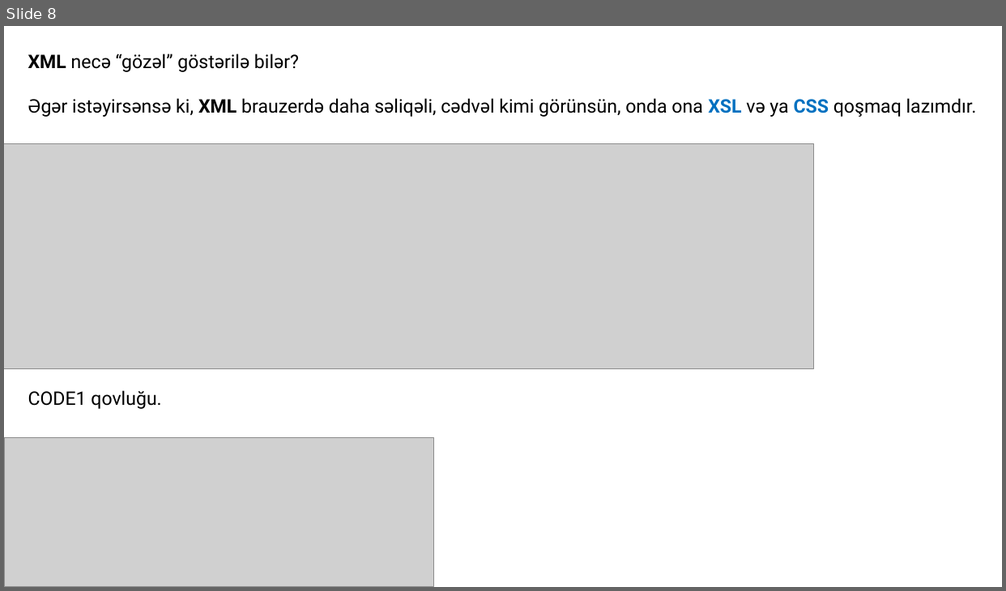
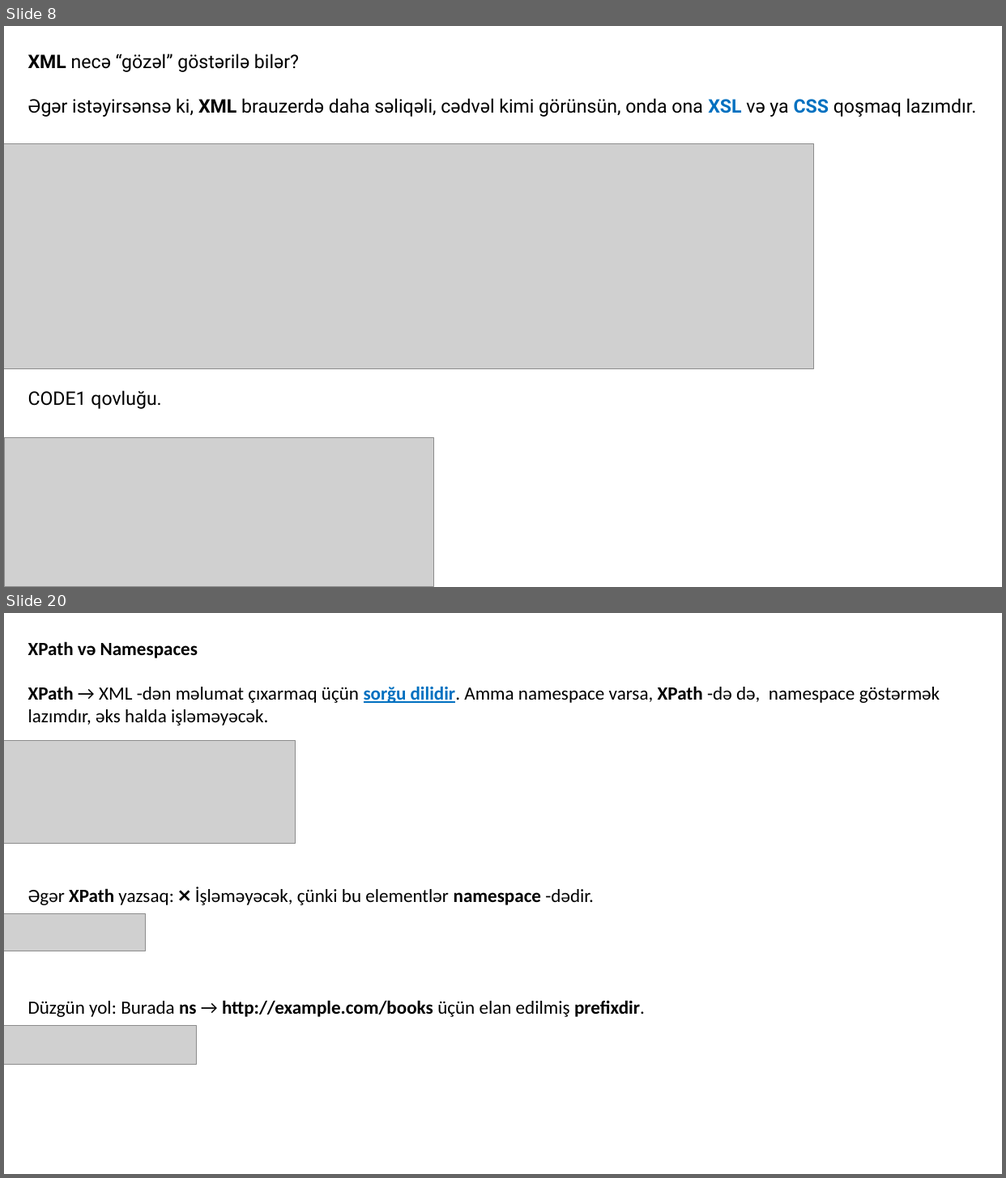
Before and after one commit to codeurient/REST-API, a slide deck: .lessons/6 SOAP - XML/1.pptx. Shown one above the other, each under a label of ours: slide 8 before the commit, slides 8 and 20 after it; the slides between them are not shown. The pictures are 1006x591 and 1006x1178 pixels, drawn with LibreOffice and Linux fonts; fonts in the diff are those of the drawing; grey boxes stand for pictures. Boxes give left, top, right and bottom in pixels: in the first picture for what was removed or moved away, otherwise in the second. Text is boxed around its words. In the diff, an @@ line names an element or a change of style, - is before the commit and + after.

```diff
--- a/.lessons/6 SOAP - XML/1.pptx
+++ b/.lessons/6 SOAP - XML/1.pptx
@@ slide 20 added at [4,613,1002,1174], background #FFFFFF @@
@@ text added at [28,641,940,1017], 18 pt, text #000000 @@
+XPath və Namespaces
+XPath → XML -dən məlumat çıxarmaq üçün sorğu dilidir. Amma namespace varsa, XPath -də də, namespace göstərmək lazımdır, əks halda işləməyəcək.
+Əgər XPath yazsaq: ❌ İşləməyəcək, çünki bu elementlər namespace -dədir.
+Düzgün yol: Burada ns → http://example.com/books üçün elan edilmiş prefixdir.
@@ picture added at [4,741,296,845] @@
@@ picture added at [4,914,146,952] @@
@@ picture added at [4,1026,197,1064] @@
```
Also in this commit, not shown: 1 slide changed, 25 other slides added, 8 other files.
